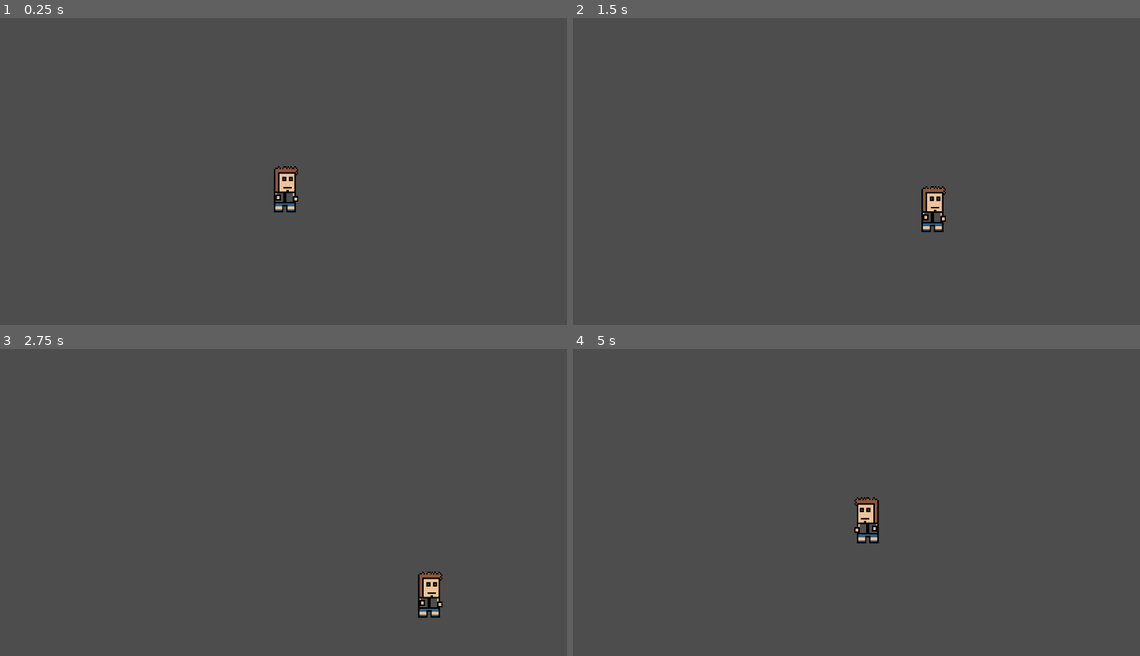
Above: before the commit, frames 1-4 (two rows, left to right).
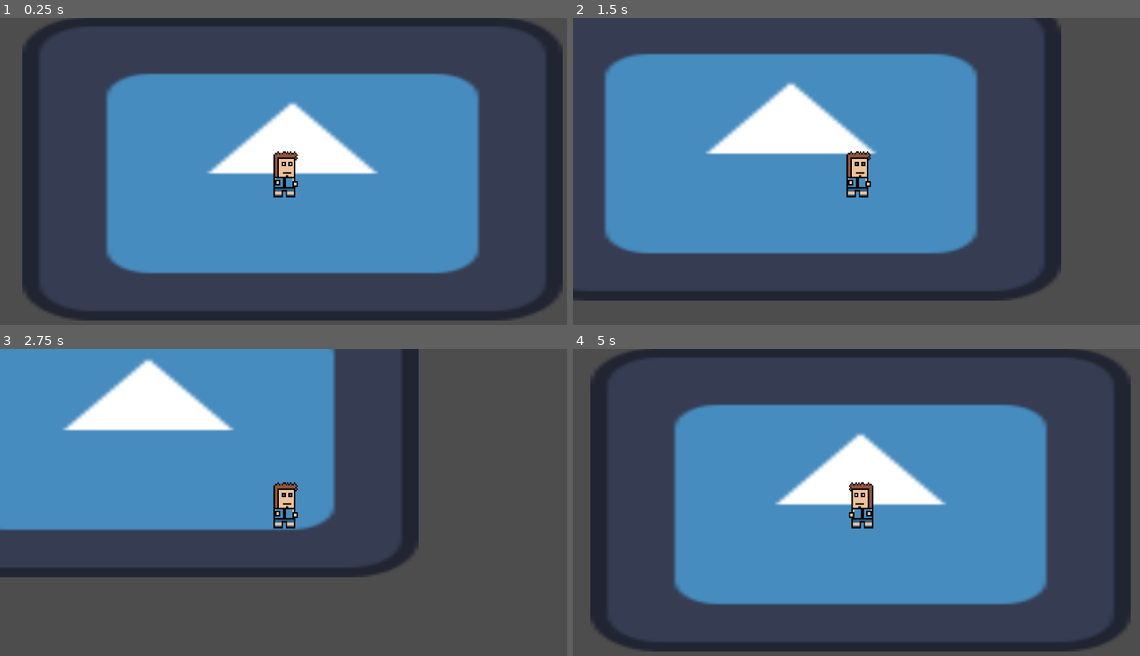
Above: after the commit, the same moments.

Repository: CISC204-S26/hw4-bribri-dtb
Game: Godot game, scene res://node_2d.tscn
Two runs of this game, one before a commit and one after it. Both use one fixed random seed, a clock stepped at 60 frames per second and the inputs below. The engine's default icon, where the game draws it, is replaced by a stand-in: a white triangle on a blue panel in a dark square.
Inputs:
- Up to frame 1 (0.25 s): no input
- Up to frame 2 (1.5 s): tap Enter at 0.5 s; hold Right (move right) 0.53-1.28 s; hold S (move down) from 1.28 s (still down)
- Up to frame 3 (2.75 s): release S (move down) at 2.03 s; hold Right (move right) from 2.03 s (still down)
- Up to frame 4 (5 s): release Right (move right) at 2.78 s; hold W (move up) 2.78-3.53 s; hold A (move left) from 3.53 s (still down)

The runs differ from the first frame. In frame 1, 55% of the frame differs, in the area x 3-100%, y 0-99%; in frame 2, 49%; in frame 3, 40%; in frame 4, 55%, in the area x 3-99%, y 0-99%.

Commit message:
V4 camera movement

Diff:
--- a/pair-project/node_2d.tscn
+++ b/pair-project/node_2d.tscn
@@ -1,6 +1,7 @@
 [gd_scene format=3 uid="uid://bpuuf5f38p81v"]
 
 [ext_resource type="Script" uid="uid://c3cosa425diex" path="res://player.gd" id="1_0e48y"]
+[ext_resource type="Texture2D" uid="uid://b1xydfdswmcne" path="res://icon.svg" id="1_epypp"]
 [ext_resource type="Texture2D" uid="uid://6daavud7ue8i" path="res://Untitled design.png" id="1_wtcfe"]
 
 [sub_resource type="RectangleShape2D" id="RectangleShape2D_0e48y"]
@@ -8,6 +9,11 @@
 
 [node name="Node2D" type="Node2D" unique_id=416776090]
 position = Vector2(88, 67)
+
+[node name="Sprite2D" type="Sprite2D" parent="." unique_id=947526577]
+position = Vector2(501.49997, 267)
+scale = Vector2(8.492187, 4.78125)
+texture = ExtResource("1_epypp")
 
 [node name="Player" type="CharacterBody2D" parent="." unique_id=73584866]
 position = Vector2(248, 139)
@@ -19,5 +25,8 @@
 texture = ExtResource("1_wtcfe")
 
 [node name="CollisionShape2D" type="CollisionShape2D" parent="Player" unique_id=716912048]
-position = Vector2(237.5, 142)
+position = Vector2(239, 142)
 shape = SubResource("RectangleShape2D_0e48y")
+
+[node name="Camera2D" type="Camera2D" parent="Player" unique_id=476659760]
+position = Vector2(241, 148)
Not shown, added: txt doc.txt
